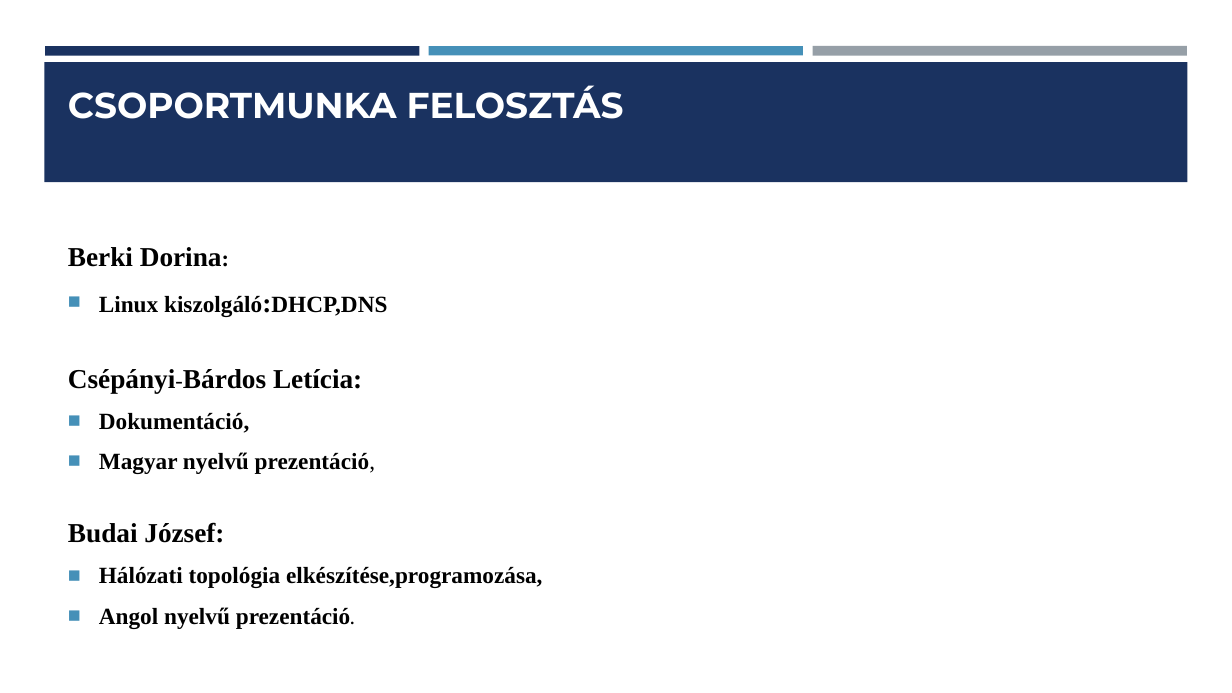
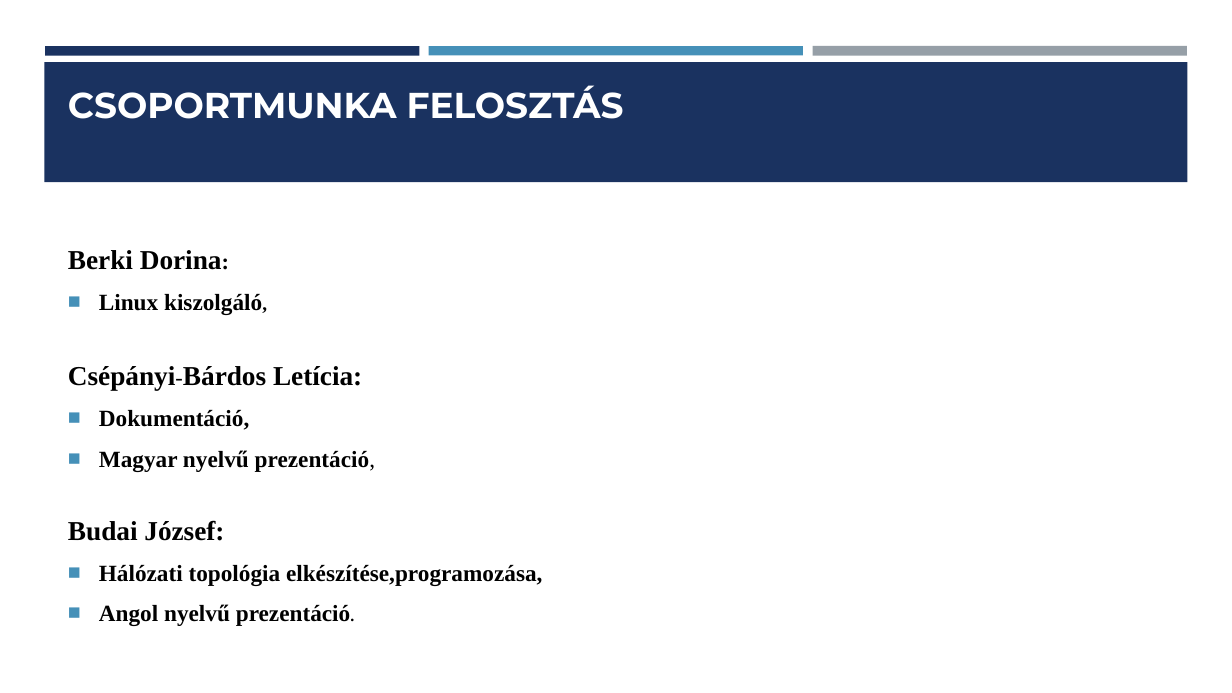
Before and after one commit to Dorina1200/vizsga, a slide deck: slide 9 of Hálózati Infrastruktúra Tervezése és Kivitelezése ppt.pptx. Drawn at 1232x693 pixels with LibreOffice and Linux fonts; fonts in the diff are those of the drawing. Boxes give left, top, right and bottom in pixels: in the first picture for what was removed or moved away, otherwise in the second. Text is boxed around its words. In the diff, an @@ line names an element or a change of style, - is before the commit and + after.

```diff
--- a/Hálózati Infrastruktúra Tervezése és Kivitelezése ppt.pptx
+++ b/Hálózati Infrastruktúra Tervezése és Kivitelezése ppt.pptx
@@ text at (99, 294, 262, 315): text changed @@
-■ Linux kiszolgáló:DHCP,DNS
+■ Linux kiszolgáló,
```
Also in this commit, not shown: 2 other slides changed.
